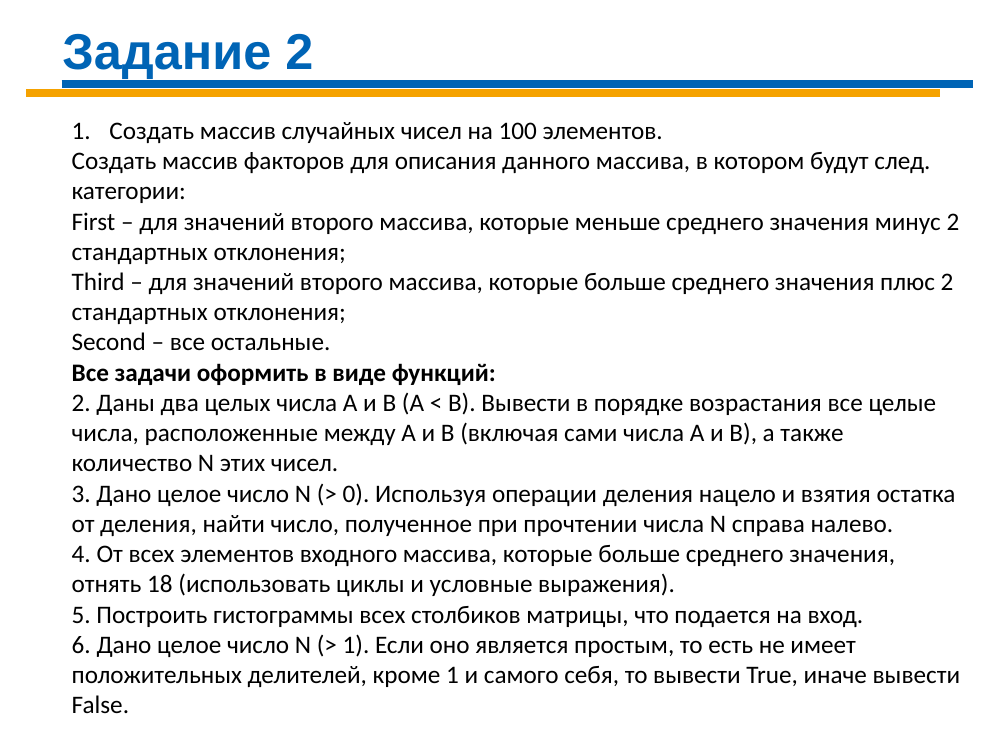
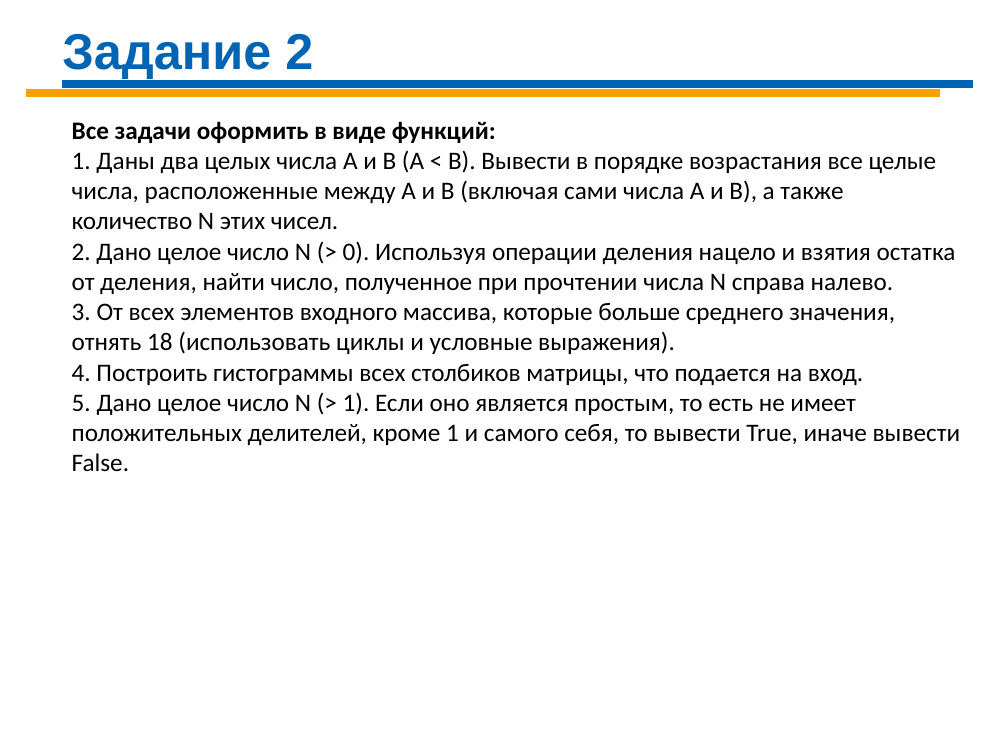
Before and after one commit to Demolis/Infopulse, a slide deck: slide 4 of DS_Mon_Wed_2019/DS-Day-02 R.pptx. Drawn at 1008x756 pixels with LibreOffice and Linux fonts; fonts in the diff are those of the drawing. Boxes give left, top, right and bottom in pixels: in the first picture for what was removed or moved away, otherwise in the second. Text is boxed around its words. In the diff, an @@ line names an element or a change of style, - is before the commit and + after.

```diff
--- a/DS_Mon_Wed_2019/DS-Day-02 R.pptx
+++ b/DS_Mon_Wed_2019/DS-Day-02 R.pptx
@@ text at (72,122,960,350): paragraphs removed @@
-1. Создать массив случайных чисел на 100 элементов.
-Создать массив факторов для описания данного массива, в котором будут след. категории:
-First – для значений второго массива, которые меньше среднего значения минус 2 стандартных отклонения;
-Third – для значений второго массива, которые больше среднего значения плюс 2 стандартных отклонения;
-Second – все остальные.
@@ text at (72,151,960,471): text changed @@
-2. Даны два целых числа A и B (A < B). Вывести в порядке возрастания все целые числа, расположенные между A и B (включая сами числа A и B), а также количество N этих чисел.
-3. Дано целое число N (> 0). Используя операции деления нацело и взятия остатка от деления, найти число, полученное при прочтении числа N справа налево.
-4. От всех элементов входного массива, которые больше среднего значения, отнять 18 (использовать циклы и условные выражения).
-5. Построить гистограммы всех столбиков матрицы, что подается на вход.
-6. Дано целое число N (> 1). Если оно является простым, то есть не имеет положительных делителей, кроме 1 и самого себя, то вывести True, иначе вывести False.
+1. Даны два целых числа A и B (A < B). Вывести в порядке возрастания все целые числа, расположенные между A и B (включая сами числа A и B), а также количество N этих чисел.
+2. Дано целое число N (> 0). Используя операции деления нацело и взятия остатка от деления, найти число, полученное при прочтении числа N справа налево.
+3. От всех элементов входного массива, которые больше среднего значения, отнять 18 (использовать циклы и условные выражения).
+4. Построить гистограммы всех столбиков матрицы, что подается на вход.
+5. Дано целое число N (> 1). Если оно является простым, то есть не имеет положительных делителей, кроме 1 и самого себя, то вывести True, иначе вывести False.
```
Also in this commit, not shown: 4 other files.
